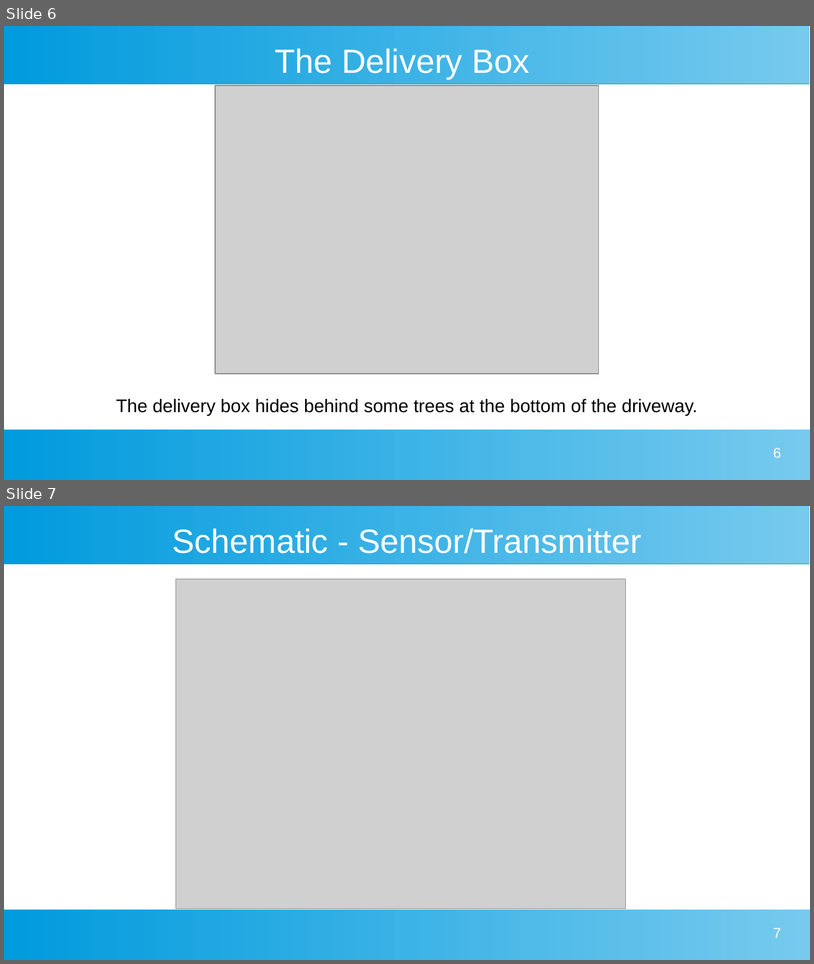
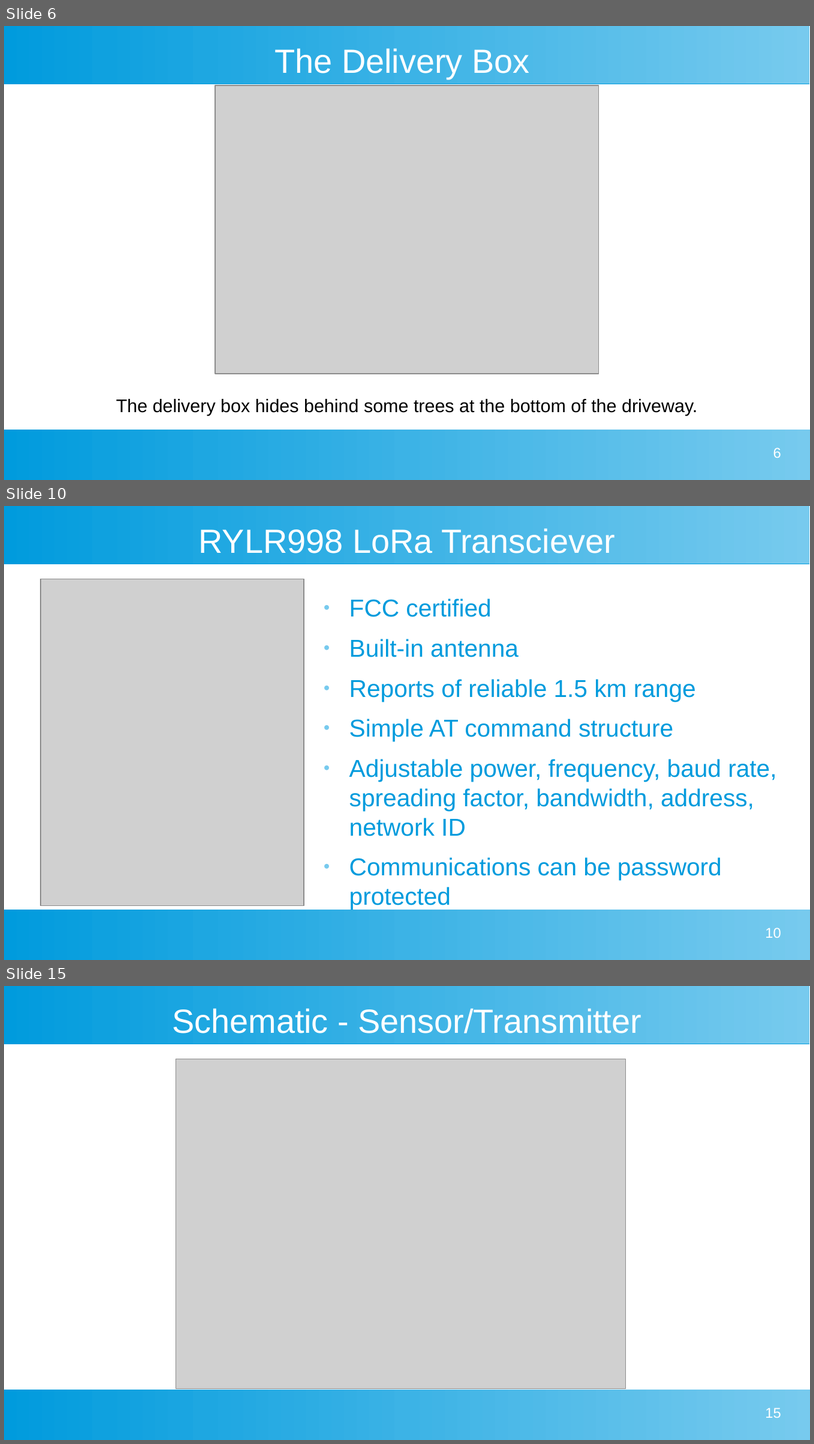
Before and after one commit to buteomont/Delivery-Box-Reporter-LoRa, a slide deck: resources/Presentation/Delivery Box Presentation.odp. Shown one above the other, each under a label of ours: slides 6 and 7 before the commit, slides 6, 10 and 15 after it; the slides between them are not shown. The pictures are 814x964 and 814x1444 pixels, drawn with LibreOffice and Linux fonts; fonts in the diff are those of the drawing; grey boxes stand for pictures. Boxes give left, top, right and bottom in pixels: in the first picture for what was removed or moved away, otherwise in the second. Text is boxed around its words. In the diff, an @@ line names an element or a change of style, - is before the commit and + after.

```diff
--- a/resources/Presentation/Delivery Box Presentation.odp
+++ b/resources/Presentation/Delivery Box Presentation.odp
@@ slide 10 added at (4,506,810,960), background #FFFFFF; not listed: 2 template elements that a slide beside it also shows @@
@@ title added at (199,528,615,553), 33 pt, text #FFFFFF @@
+RYLR998 LoRa Transciever
@@ picture added at (41,579,304,906) @@
@@ text added at (350,598,777,909), 24 pt, text #009BDD @@
+● FCC certified
+● Built-in antenna
+● Reports of reliable 1.5 km range
+● Simple AT command structure
+● Adjustable power, frequency, baud rate, spreading factor, bandwidth, address, network ID
+● Communications can be password protected
@@ page number added at (765,927,781,937), 14 pt, text #FFFFFF @@
+10
@@ what was slide 7 is now slide 15 @@
@@ page number at (765,1407,781,1417): text changed @@
-7
+15
```
Also in this commit, not shown: 10 other slides added, 11 other files.
